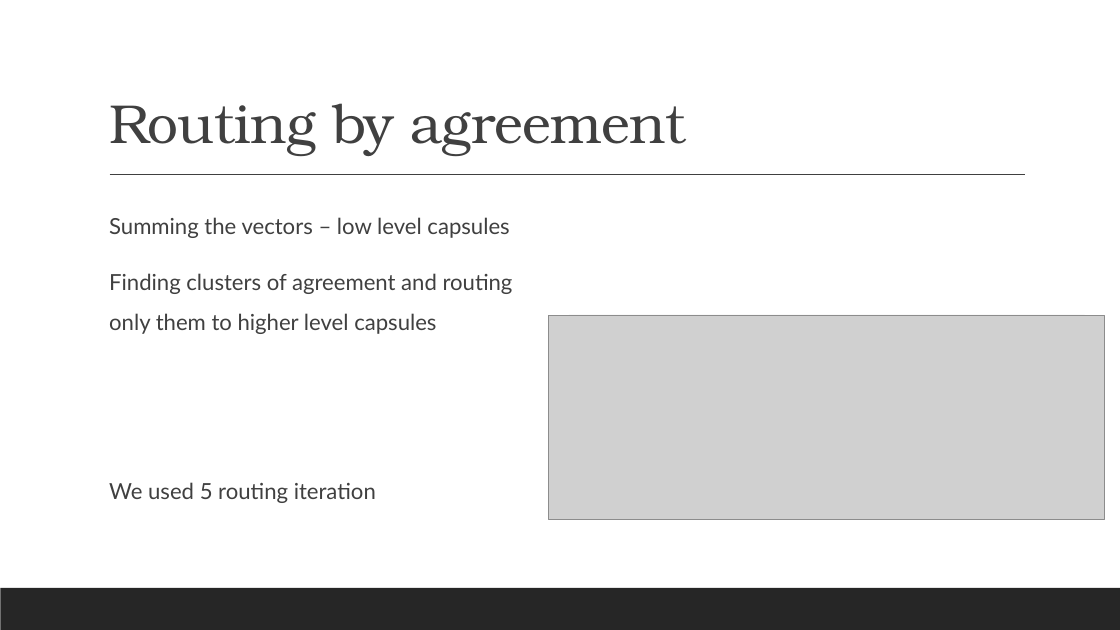
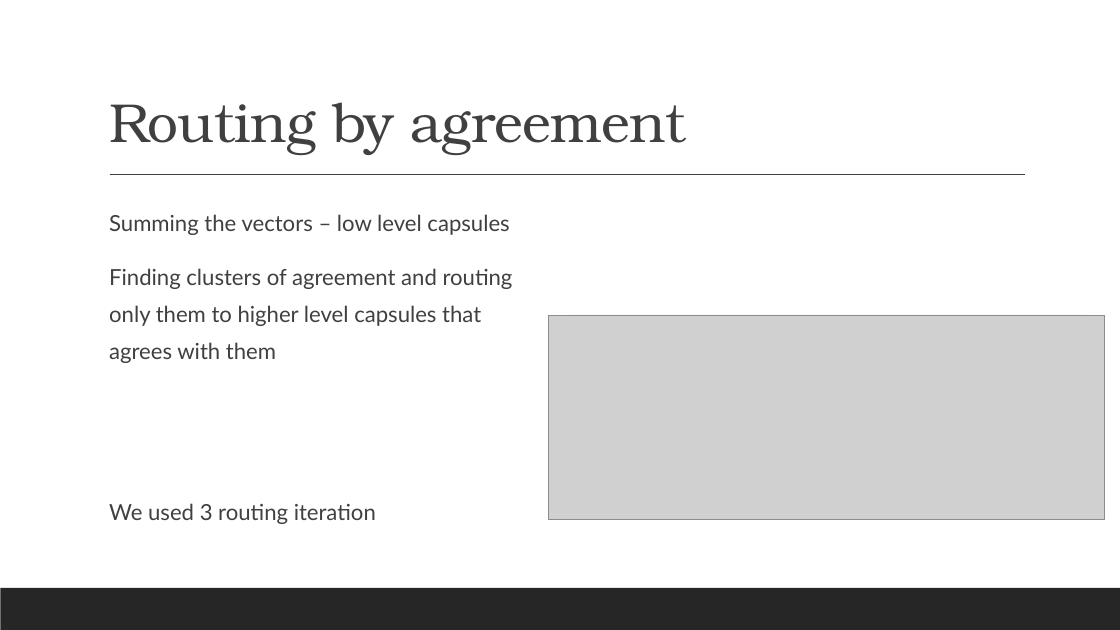
Before and after one commit to roniadmon/ML, a slide deck: slide 11 of Precipitation prediction.pptx (slide 9 before the commit). Drawn at 1120x630 pixels with LibreOffice and Linux fonts; fonts in the diff are those of the drawing; grey boxes stand for pictures. Boxes give left, top, right and bottom in pixels: in the first picture for what was removed or moved away, otherwise in the second. Text is boxed around its words. In the diff, an @@ line names an element or a change of style, - is before the commit and + after.

```diff
--- a/Precipitation prediction.pptx
+++ b/Precipitation prediction.pptx
@@ text at <box>109,214,509,235</box>: line spacing 1.5 to 1.4 @@
@@ text at <box>109,268,513,524</box>: text changed @@
-  Finding clusters of agreement and routing only them to higher level capsules
-  We used 5 routing iteration
+  Finding clusters of agreement and routing only them to higher level capsules that agrees with them
+  We used 3 routing iteration
```
Also in this commit, not shown: 2 other slides changed, 5 slides added, 1 slide removed.
